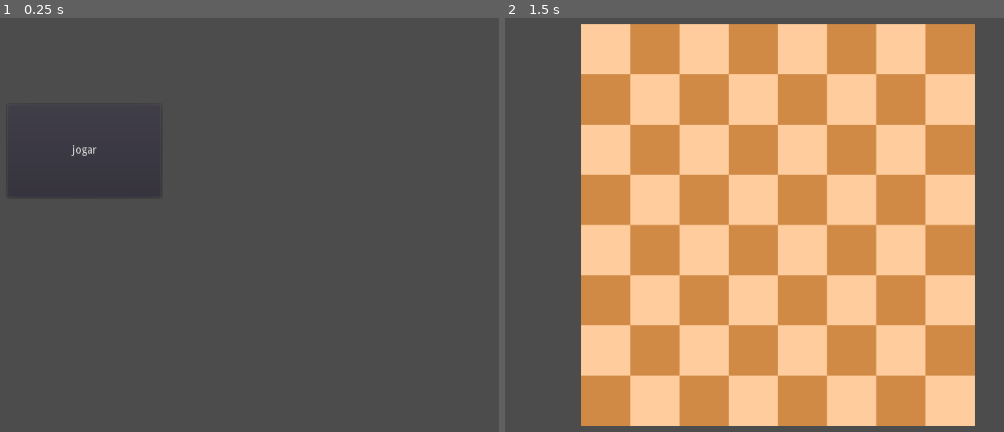
Above: before the commit, frames 1-2 (left to right).
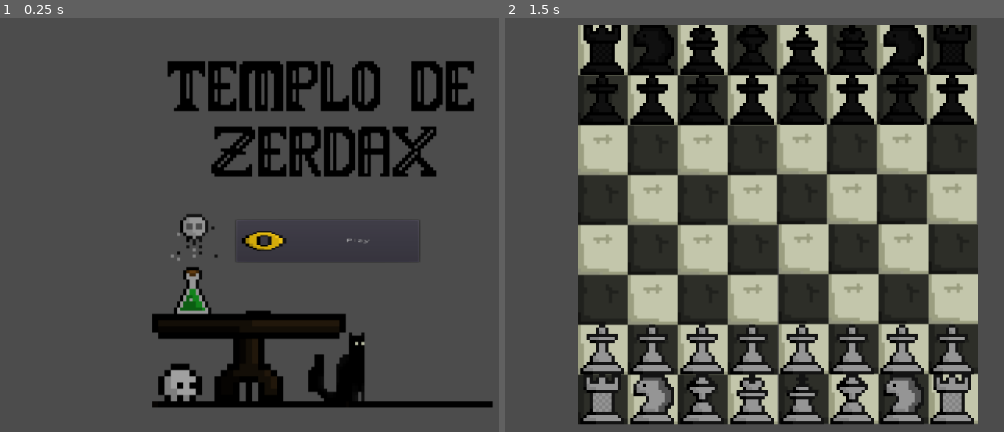
Above: after the commit, the same moments.

Repository: AlvaroMarques/TemploDeZadrex
Game: Godot game, scene res://primeiracena.tscn
Two runs of this game, one before a commit and one after it. Both use one fixed random seed, a clock stepped at 60 frames per second and the inputs below.
Inputs (mouse positions are in pixels of both pictures, inside the frame that each line leads up to):
- Up to frame 1 (0.25 s): no input
- Up to frame 2 (1.5 s): click "jogar" (after the commit: "Play") at 0.5 s; tap Enter at 1.25 s; move the mouse to (979, 212) at 1.27 s; click (979, 212) at 1.42 s

The runs differ from the first frame. In frame 1, 15% of the frame differs, in the area x 3-99%, y 10-95%; in frame 2, 78%, in the area x 14-95%, y 1-99%.

Commit message:
oioi

Diff:
--- a/Node2D.gd
+++ b/Node2D.gd
@@ -15,6 +15,5 @@
 
 
 func _on_Button_pressed():
-	print("oi")
 	get_tree().change_scene("res://xadrez.tscn")
 	pass # Replace with function body.
--- a/primeiracena.tscn
+++ b/primeiracena.tscn
@@ -1,13 +1,21 @@
-[gd_scene load_steps=2 format=2]
+[gd_scene load_steps=4 format=2]
 
 [ext_resource path="res://Node2D.gd" type="Script" id=1]
+[ext_resource path="res://sprite_21.png" type="Texture" id=2]
+[ext_resource path="res://Titulo(1).png" type="Texture" id=3]
 
 [node name="Node2D" type="Node2D"]
 script = ExtResource( 1 )
 
 [node name="Button" type="Button" parent="."]
-margin_left = 140.0
-margin_top = 134.0
-margin_right = 337.0
-margin_bottom = 253.0
-text = "jogar"
+margin_left = 433.157
+margin_top = 282.025
+margin_right = 630.157
+margin_bottom = 401.025
+rect_scale = Vector2( 1.18788, 0.454143 )
+text = "Play"
+icon = ExtResource( 2 )
+
+[node name="Sprite" type="Sprite" parent="."]
+position = Vector2( 541.135, 286.395 )
+texture = ExtResource( 3 )
--- a/xadrez.gd
+++ b/xadrez.gd
@@ -1,12 +1,60 @@
 extends Node2D
 
+var initial = 0
+var final = 0
+
+var pieces = {0: 'R',
+ 1: 'N',
+ 2: 'B',
+ 3: 'Q',
+ 4: 'K',
+ 5: 'B',
+ 6: 'N',
+ 7: 'R',
+ 8: 'P',
+ 9: 'P',
+ 10: 'P',
+ 12: 'P',
+ 13: 'P',
+ 14: 'P',
+ 15: 'P',
+ 11: 'P',
+ 48: 'p',
+ 49: 'p',
+ 50: 'p',
+ 51: 'p',
+ 52: 'p',
+ 53: 'p',
+ 54: 'p',
+ 55: 'p',
+ 56: 'r',
+ 57: 'n',
+ 58: 'b',
+ 59: 'q',
+ 60: 'k',
+ 61: 'b',
+ 62: 'n',
+ 63: 'r'}
 # Declare member variables here. Examples:
 # var a = 2
 # var b = "text"
-var eventMouse = 0
+var eventMouse = 1
+var a = []
+
+
+func transform(a):
+	var x = int(a)%8
+	var y = int(int(a) / 8)
+	return [x, y]
+
 # Called when the node enters the scene tree for the first time.
 func _ready():
+	for i in range(2, 10):
+		a.append(load("res://sprite_0"+str(i)+".png"))
+	for i in range(10, 16):
+		a.append(load("res://sprite_"+str(i)+".png"))
 	pass # Replace with function body.
+
 func _input(event):
 	var abspos = 0
 	# Mouse in viewport coordinates
@@ -16,19 +64,49 @@
 		var xmat = abs(round((x-261)/64))
 		var ymat = abs(round((y-513)/64))
 		abspos = ymat*8+xmat
-		eventMouse += 1
-	if eventMouse == 2:
-		print(abspos)
-		eventMouse = 0
+		if eventMouse == 1:
+			if pieces.has(abspos):
+				initial = abspos
+				eventMouse += 1
+		elif eventMouse == 2:
+			print(abspos)
+			eventMouse += 1
+		elif eventMouse == 3:
+			final = abspos
+			eventMouse += 1
+		elif eventMouse == 4:
+			pieces[final] = pieces[initial]
+			pieces.erase(initial)
+			update()
+			_draw()
+			eventMouse = 1
 
-
-
-
-
-
-
-
-
+func _draw():
+	for i in pieces:
+		if(pieces[i] == 'P'):
+			draw_texture(a[0], Vector2(223+(transform(i)[0]*64), 480-(transform(i)[1]*64)))
+		elif(pieces[i] == 'R'):
+			draw_texture(a[1], Vector2(223+(transform(i)[0]*64), 480-(transform(i)[1]*64)))
+		elif(pieces[i] == 'N'):
+			draw_texture(a[4], Vector2(223+(transform(i)[0]*64), 480-(transform(i)[1]*64)))
+		elif(pieces[i] == 'B'):
+			draw_texture(a[3], Vector2(223+(transform(i)[0]*64), 480-(transform(i)[1]*64)))
+		elif(pieces[i] == 'Q'):
+			draw_texture(a[6], Vector2(223+(transform(i)[0]*64), 480-(transform(i)[1]*64)))
+		elif(pieces[i] == 'K'):
+			draw_texture(a[5], Vector2(223+(transform(i)[0]*64), 480-(transform(i)[1]*64)))
+		elif(pieces[i] == 'p'):
+			draw_texture(a[8], Vector2(223+(transform(i)[0]*64), 480-(transform(i)[1]*64)))
+		elif(pieces[i] == 'r'):
+			draw_texture(a[9], Vector2(223+(transform(i)[0]*64), 480-(transform(i)[1]*64)))
+		elif(pieces[i] == 'n'):
+			draw_texture(a[10], Vector2(223+(transform(i)[0]*64), 480-(transform(i)[1]*64)))
+		elif(pieces[i] == 'b'):
+			draw_texture(a[12], Vector2(223+(transform(i)[0]*64), 480-(transform(i)[1]*64)))
+		elif(pieces[i] == 'q'):
+			draw_texture(a[13], Vector2(223+(transform(i)[0]*64), 480-(transform(i)[1]*64)))
+		elif(pieces[i] == 'k'):
+			draw_texture(a[11], Vector2(223+(transform(i)[0]*64), 480-(transform(i)[1]*64)))
 # Called every frame. 'delta' is the elapsed time since the previous frame.
 #func _process(delta):
 #	pass
--- a/xadrez.tscn
+++ b/xadrez.tscn
@@ -1,12 +1,13 @@
 [gd_scene load_steps=3 format=2]
 
 [ext_resource path="res://xadrez.gd" type="Script" id=1]
-[ext_resource path="res://tabuleiro.png" type="Texture" id=2]
+[ext_resource path="res://sprite_00-1.png.png" type="Texture" id=2]
 
-[node name="Node2D" type="Node2D"]
+[node name="Tabuleiro" type="Node2D"]
+show_behind_parent = true
 script = ExtResource( 1 )
 
 [node name="Sprite" type="Sprite" parent="."]
+show_behind_parent = true
 position = Vector2( 479.652, 288.448 )
-scale = Vector2( 0.419782, 0.429102 )
 texture = ExtResource( 2 )
Binary file added: Titulo(1).png
Not shown, added: Titulo(1).png.import
Binary file added: Titulo.png
Not shown, added: Titulo.png.import
Binary file added: asdf.png
Not shown, added: asdf.png.import
Binary file added: sprite_00-1.png.png
Not shown, added: sprite_00-1.png.png.import
Binary file added: sprite_00.png
Not shown, added: sprite_00.png.import
Binary file added: sprite_01.png
Not shown, added: sprite_01.png.import
(and 68 more such lines)
